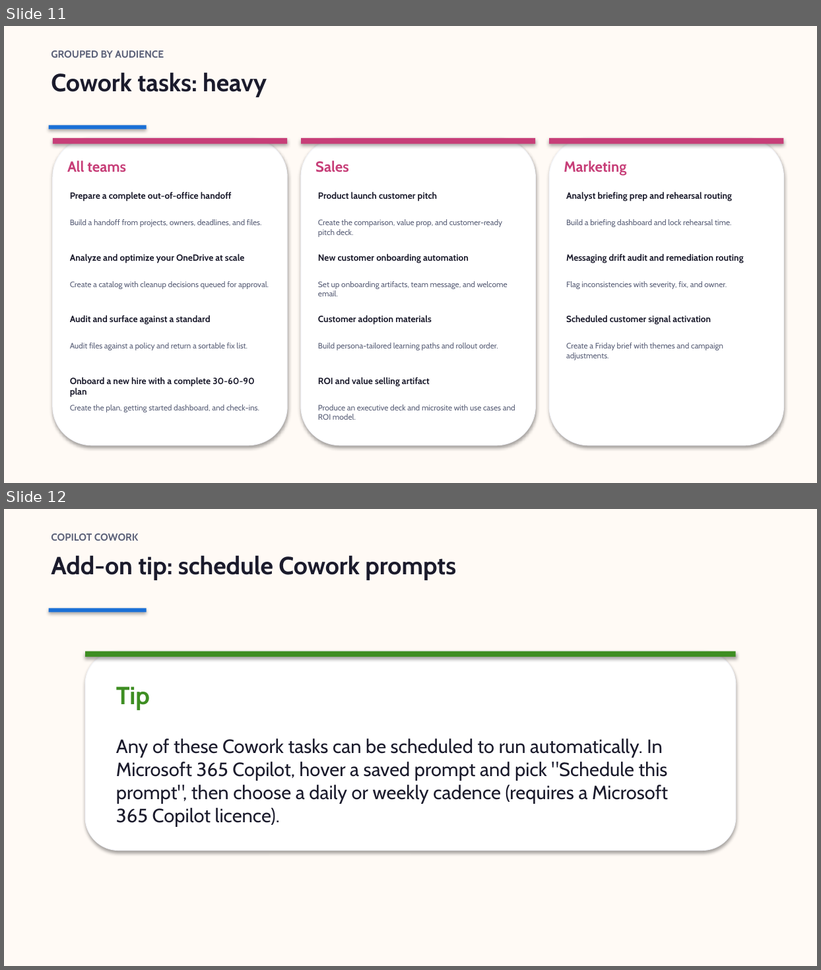
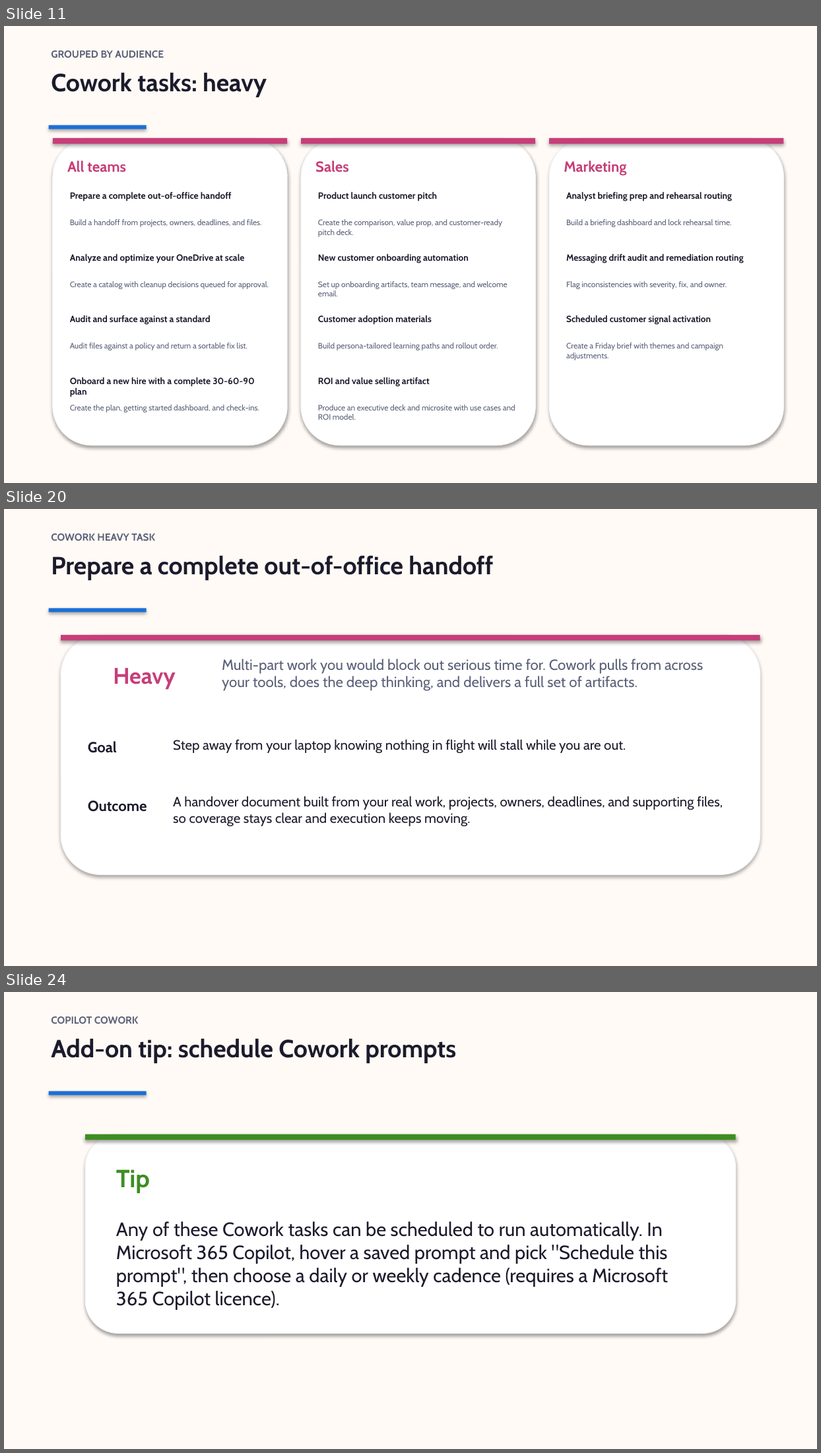
Before and after one commit to steffiyappy/copilot-what-to-use-when, a slide deck: slides/business.pptx. Shown one above the other, each under a label of ours: slides 11 and 12 before the commit, slides 11, 20 and 24 after it; the slides between them are not shown. The pictures are 821x970 and 821x1453 pixels, drawn with LibreOffice and Linux fonts; fonts in the diff are those of the drawing. Boxes give left, top, right and bottom in pixels: in the first picture for what was removed or moved away, otherwise in the second. Text is boxed around its words. In the diff, an @@ line names an element or a change of style, - is before the commit and + after.

```diff
--- a/slides/business.pptx
+++ b/slides/business.pptx
@@ slide 20 added at (4,509,817,966), background #FFFAF5 @@
@@ text added at (51,533,155,541), 9 pt, text #5A6078, bold @@
+COWORK HEAVY TASK
@@ text added at (51,555,493,580), 22 pt, text #1B1B2C, bold @@
+Prepare a complete out-of-office handoff
@@ rectangle added at (49,608,147,612), fill #1A6FD6 @@
@@ rounded rectangle added at (61,635,760,875), fill #FFFFFF, outline #F6F7FB 0.75 pt @@
@@ rectangle added at (61,635,760,641), fill #C73E78 @@
@@ text added at (222,659,703,691), 13 pt, text #5A6078 @@
+Multi-part work you would block out serious time for. Cowork pulls from across your tools, does the deep thinking, and delivers a full set of artifacts.
@@ text added at (113,668,175,690), 20 pt, text #C73E78, bold @@
+Heavy
@@ text added at (88,741,117,753), 13 pt, text #1B1B2C, bold @@
+Goal
@@ text added at (173,739,626,753), 12 pt, text #1B1B2C @@
+Step away from your laptop knowing nothing in flight will stall while you are out.
@@ text added at (88,801,147,812), 13 pt, text #1B1B2C, bold @@
+Outcome
@@ text added at (173,796,723,826), 12 pt, text #1B1B2C @@
+A handover document built from your real work, projects, owners, deadlines, and supporting files, so coverage stays clear and execution keeps moving.
@@ what was slide 12 is now slide 24 @@
```
Also in this commit, not shown: 11 other slides added, 8 other files.
